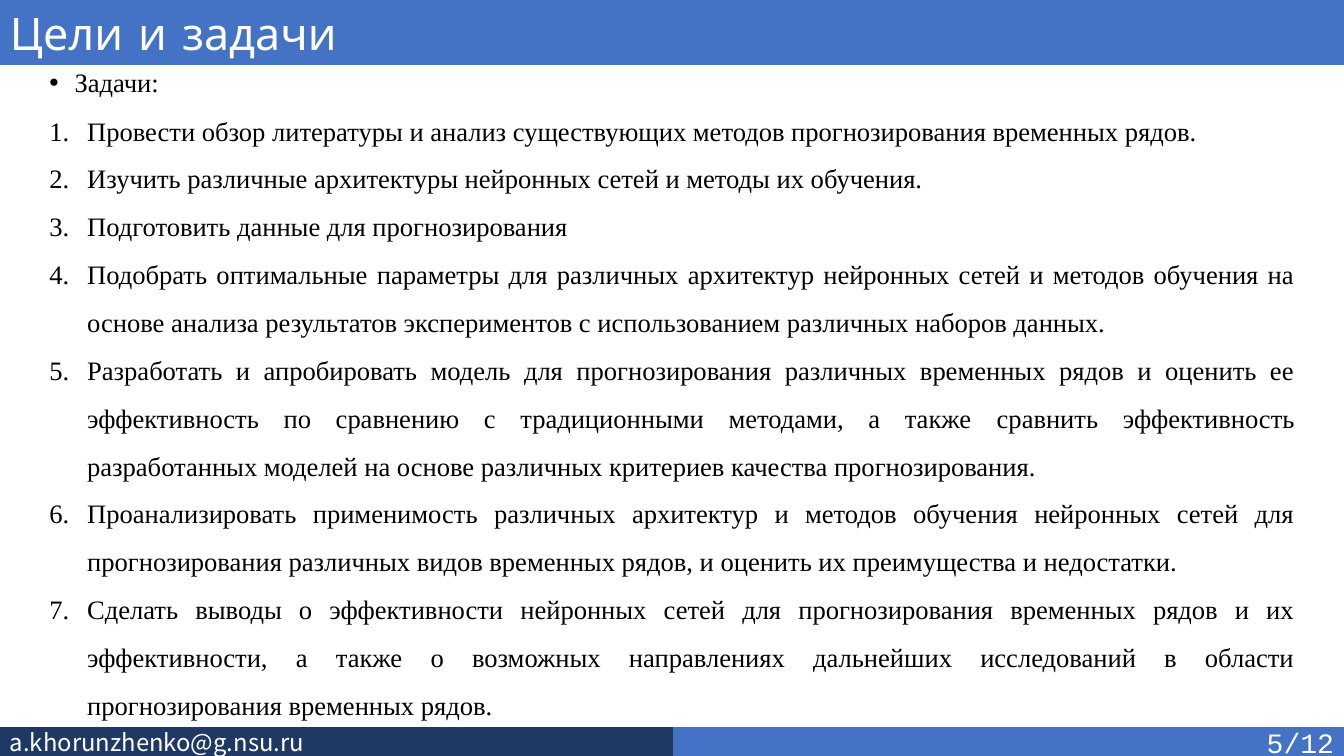
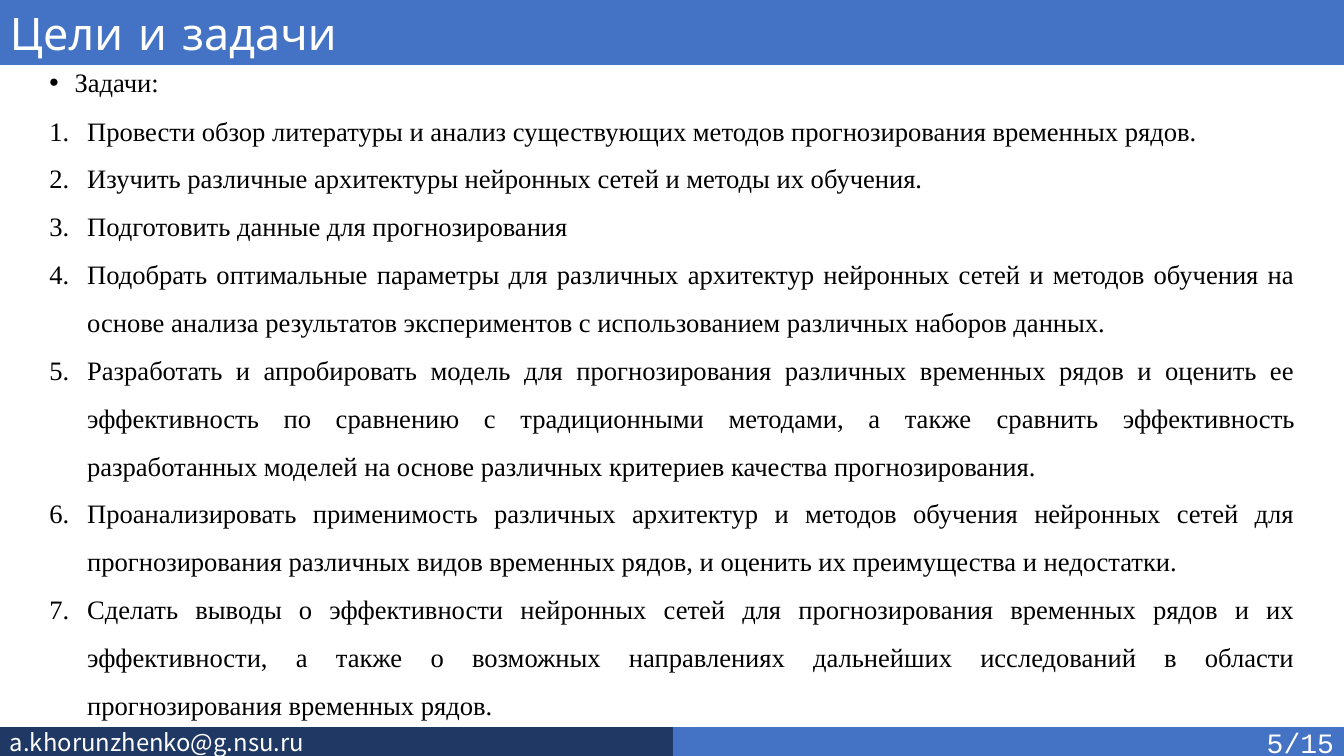
Before and after one commit to SkivHisink/MasterWork, a slide deck: slide 6 of Text/Хорунженко_презентация_3_сем.pptx. Drawn at 1344x756 pixels with LibreOffice and Linux fonts; fonts in the diff are those of the drawing. Boxes give left, top, right and bottom in pixels: in the first picture for what was removed or moved away, otherwise in the second. Text is boxed around its words. In the diff, an @@ line names an element or a change of style, - is before the commit and + after.

```diff
--- a/Text/Хорунженко_презентация_3_сем.pptx
+++ b/Text/Хорунженко_презентация_3_сем.pptx
@@ text in rectangle at box(1267, 733, 1334, 754): text changed @@
-5/12
+5/15
```
Also in this commit, not shown: 13 other slides changed, 2 slides added, 2 other files.
